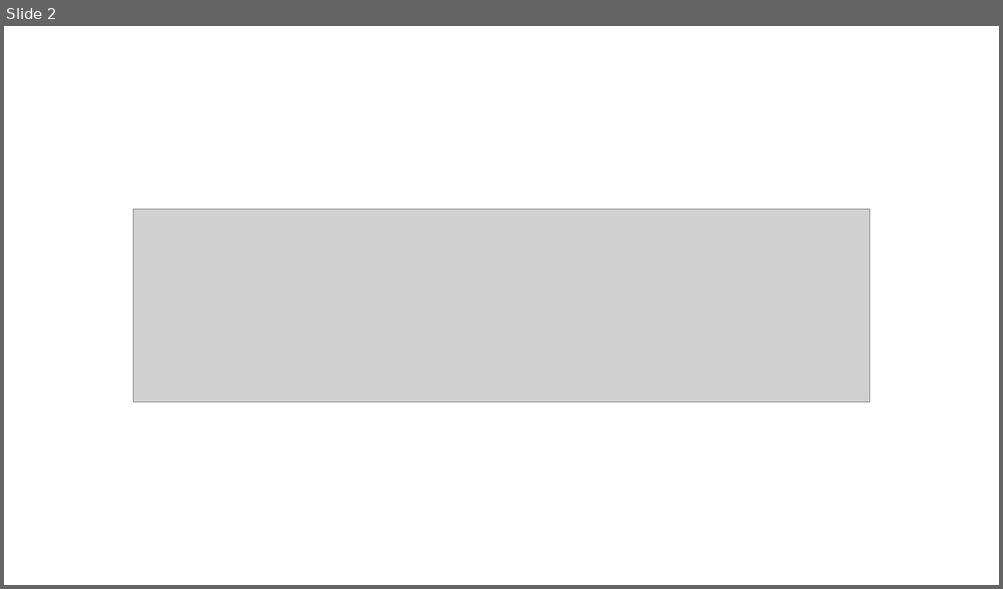
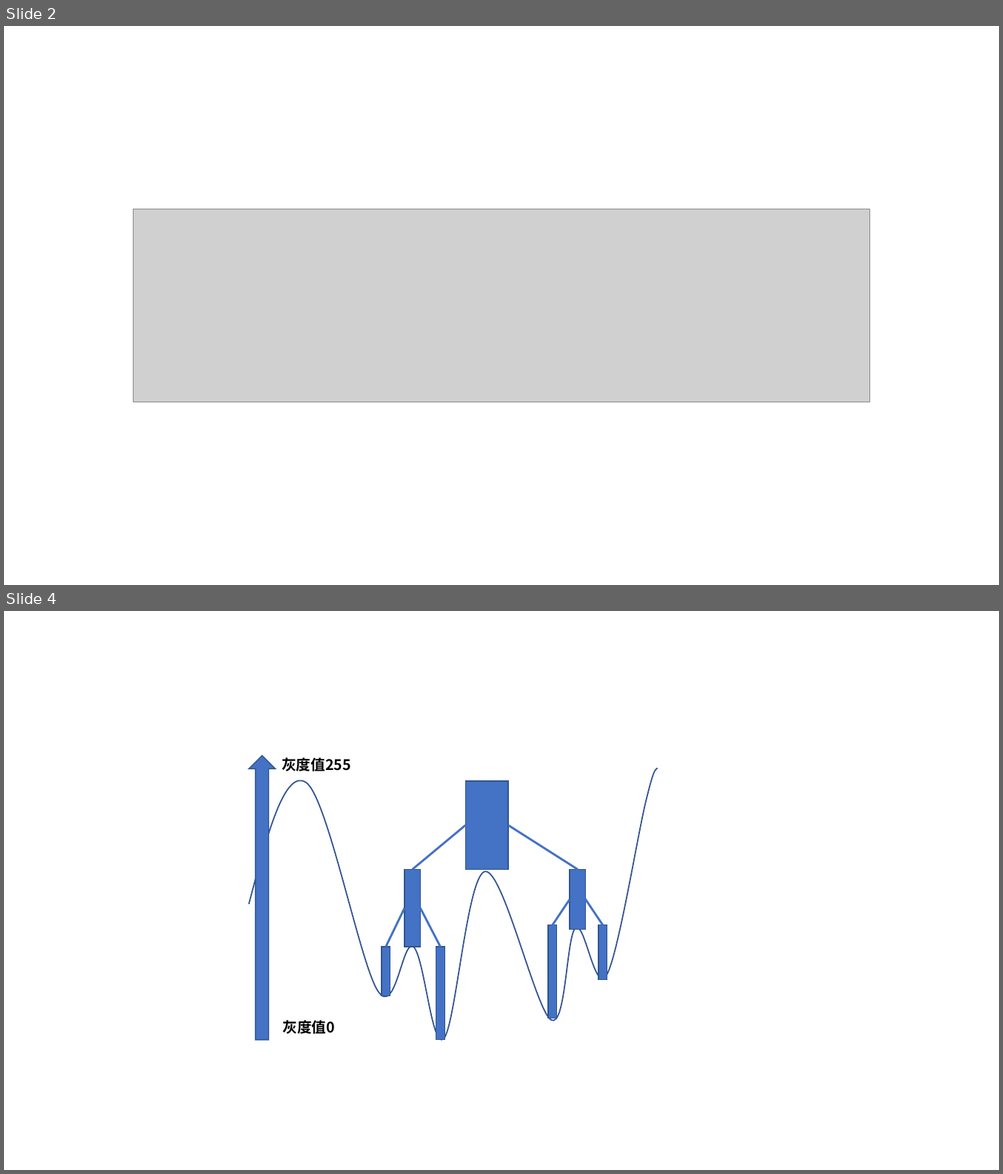
Before and after one commit to HerShawn/hershawnwork, a slide deck: material/c2_figures.pptx. Shown one above the other, each under a label of ours: slide 2 before the commit, slides 2 and 4 after it; the slides between them are not shown. The pictures are 1003x589 and 1003x1174 pixels, drawn with LibreOffice and Linux fonts; fonts in the diff are those of the drawing; grey boxes stand for pictures. Boxes give left, top, right and bottom in pixels: in the first picture for what was removed or moved away, otherwise in the second. Text is boxed around its words. In the diff, an @@ line names an element or a change of style, - is before the commit and + after.

```diff
--- a/material/c2_figures.pptx
+++ b/material/c2_figures.pptx
@@ slide 4 added at box(4, 611, 999, 1170), background #FFFFFF @@
@@ up arrow added at box(249, 756, 276, 1040), fill #4472C4, outline #325491 1 pt @@
@@ text added at box(282, 758, 351, 772), 14 pt, text #000000, bold @@
+灰度值255
@@ freeform shape added at box(249, 769, 657, 1041), outline #325491 1.25 pt @@
@@ rectangle added at box(465, 781, 508, 869), fill #4472C4, outline #325491 1 pt @@
@@ line added from (412, 870) to (465, 825), #4472C4 2 pt @@
@@ line added from (578, 870) to (509, 825), #4472C4 2 pt @@
@@ rectangle added at box(404, 870, 421, 948), fill #4472C4, outline #325491 1 pt @@
@@ rectangle added at box(569, 870, 585, 930), fill #4472C4, outline #325491 1 pt @@
@@ line added from (386, 947) to (404, 908), #4472C4 2 pt @@
@@ line added from (441, 947) to (421, 908), #4472C4 2 pt @@
@@ line added from (552, 925) to (569, 900), #4472C4 2 pt @@
@@ line added from (603, 925) to (585, 900), #4472C4 2 pt @@
@@ rectangle added at box(548, 925, 557, 1019), fill #4472C4, outline #325491 1 pt @@
@@ rectangle added at box(599, 925, 608, 980), fill #4472C4, outline #325491 1 pt @@
@@ rectangle added at box(381, 947, 390, 996), fill #4472C4, outline #325491 1 pt @@
@@ rectangle added at box(436, 947, 445, 1040), fill #4472C4, outline #325491 1 pt @@
@@ text added at box(282, 1020, 335, 1034), 14 pt, text #000000, bold @@
+灰度值0
```
Also in this commit, not shown: 3 other slides added, 4 other files.
